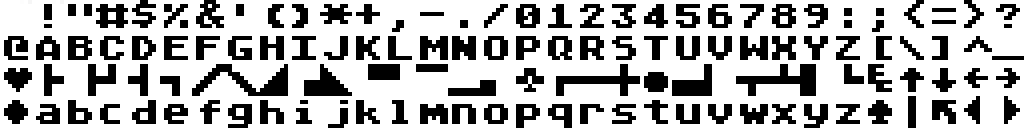
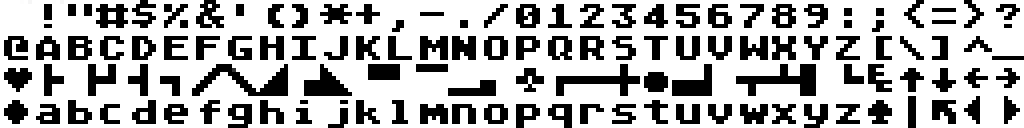
Before/after of a (1024, 128) layered artwork. What changed in the layer stack:
painted on "Background" over left=232, top=68, right=236, bottom=72
